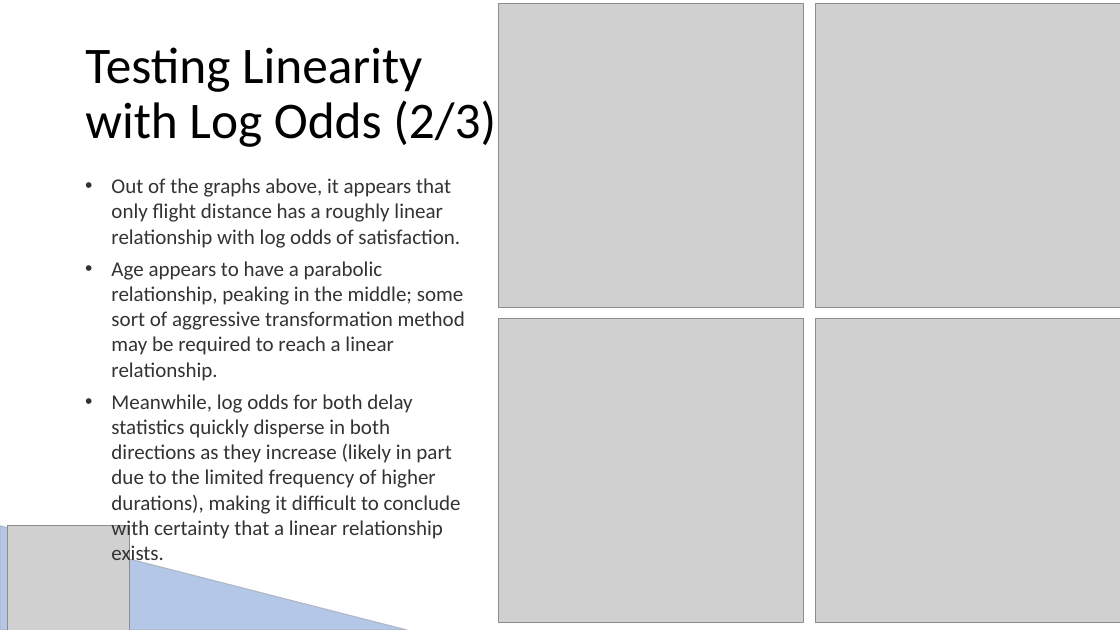
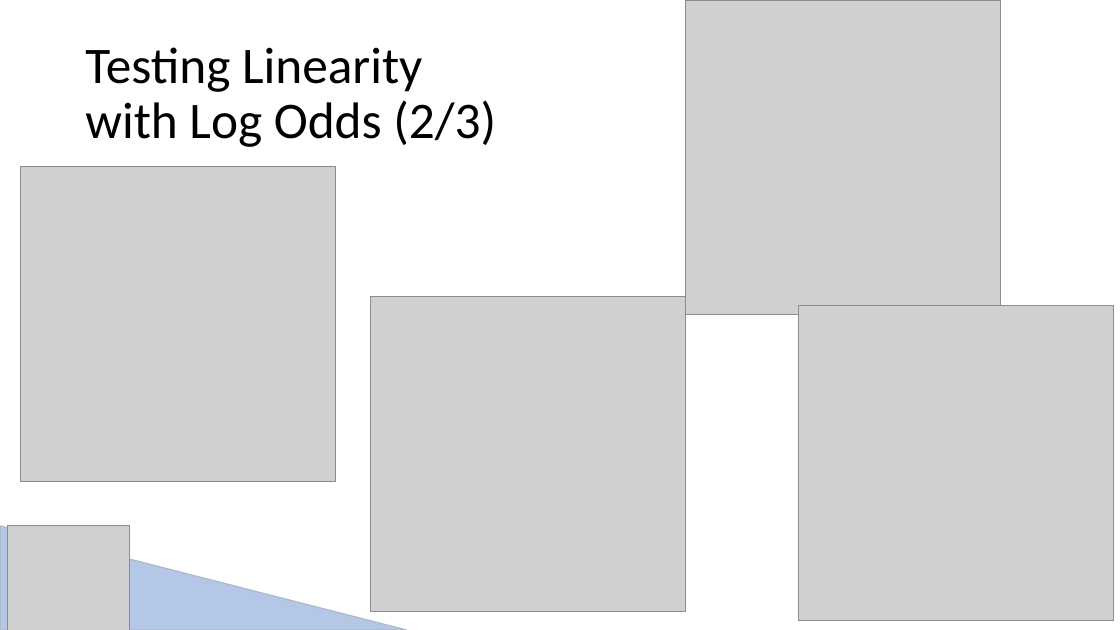
Before and after one commit to parv-bhargava/DATS_6101_13_mid_term_project, a slide deck: slide 23 of Presentation/DATS6101_Midterm_Presentation.pptx (slide 22 before the commit). Drawn at 1120x630 pixels with LibreOffice and Linux fonts; fonts in the diff are those of the drawing; grey boxes stand for pictures. Boxes give left, top, right and bottom in pixels: in the first picture for what was removed or moved away, otherwise in the second. Text is boxed around its words. In the diff, an @@ line names an element or a change of style, - is before the commit and + after.

```diff
--- a/Presentation/DATS6101_Midterm_Presentation.pptx
+++ b/Presentation/DATS6101_Midterm_Presentation.pptx
@@ picture: place and size @@
-picture at box(816, 3, 1120, 308)
+picture at box(686, 0, 1001, 315)
@@ picture: place and size @@
-picture at box(499, 3, 804, 308)
+picture at box(21, 167, 336, 482)
@@ text removed at box(111, 178, 465, 567) @@
-• Out of the graphs above, it appears that only flight distance has a roughly linear relationship with log odds of satisfaction.
-• Age appears to have a parabolic relationship, peaking in the middle; some sort of aggressive transformation method may be required to reach a linear relationship.
-• Meanwhile, log odds for both delay statistics quickly disperse in both directions as they increase (likely in part due to the limited frequency of higher durations), making it difficult to conclude with certainty that a linear relationship exists.
@@ picture: place and size @@
-picture at box(499, 318, 804, 623)
+picture at box(371, 297, 686, 612)
@@ picture: place and size @@
-picture at box(816, 318, 1120, 623)
+picture at box(798, 306, 1113, 621)
```
Also in this commit, not shown: 4 other slides changed, 1 slide added, 1 other file.
